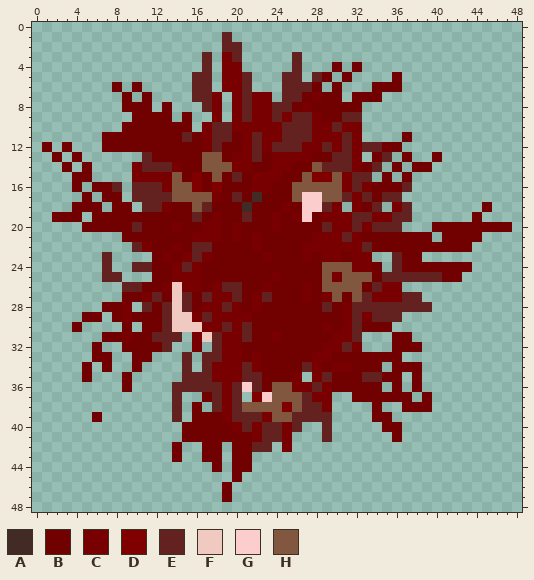
Pixel-art sprite, stored at client/resources/images/enemy/zombieDead1/image2.png. The picture above was drawn from the file before the commit.
The file is 49x49 pixels.
Palette (. is transparent): A #422b24  B #710000  C #790000  D #800000  E #63221f  F #f0c9c1  G #fccdcd  H #81573f
Pixels before (only the part around the change), first column x 0:
 0 .................................................
 1 ...................E.............................
 2 ...................EE............................
 3 .................E.CE.....E......................
 4 .................E.CC.....E...B.B................
 5 ................EE.CCE...EE.EB.B....B............
 6 ........B.B.....EE.CCE...EEEB.B...BBB............
 7 .........B.B....EEC.CECC.EEBCBB.BBB..............
 8 .........BBB.B...EC.CECCEEBCBBBBB................
 9 ..........BBBB.B..C.CECCECEECBBEE................
10 .........BBBBBBB.CEECCCCCEEECCECC................
11 .......BBBBBBBBEBCEEBCECCEEECCCEC....B...........
12 .B.B...BBBBBBBBBBCEBBCECEEECCECECEEBB............
13 ..B.B......EBBBBBHHBCCEBCCCCBBEEC.BE.B..B........
14 ...B.B....CEEECBBHHHCCBBCCBBHEEECBE.B.BB.........
15 ....BB....CCCCHBDBHBEBCCCBBHDDHCEE.B.B...........
16 ....B.BBE.EEECHHDBDBBBCCBBHHHHHCECBBBE...........
17 .....B.BB.EEEEHHHHCBEBABBBHGGHHECEBEE............
18 ....BBB.BB.EECBBHEBBBABBBCBGGEC.CBE.CE.......B...
19 ..BBB.BBBBBBBBBBEBCBBEBBCBCGBCCCEECCEE......B....
20 .....BBBBBEBBBCBBCCBCBBBCBBBBECCECEEE...BBBBBBBB.
21 .........BBBBBBBCCCBCBCBBBBBCCCECBBBBBBB.BBBB....
22 ..........ECBBCBEEBBBBCBBBBCCCCCCEBBBBBBBBBB.....
23 .......E....BCBCECBBBBBCBBBCBCCBCC..EBB..........
24 .......E..EEBBCECBBBBBBBBBBBBHHHCCB.EBBBBBBB.....
25 .......EE...BBCCCBBBBBBBCBBBBHCHHHBEEEEEEBB......
26 .........EEBBCFCCBCEEBBCBBBCBHHHHBECC............
27 .........BBCEBFEBECCEBCEBBBCBCHBHECCCEE..........
28 .......BBC.EBEFEBCCECBCBBBBBBEBCEEEEEEEE.........
29 .....BB.BCBBBEFFCECCCCBBBBBBBBBCECEEE............
30 ....B....B.BBEFFFCCECEBBBBBBBCBCEBBB.............
31 .......BBCBBEEE.CFECCEBBCBBBBBCCE...BB...........
32 ......B..BBBBE..C.ECCBBBBBBBBCCEC...BBB..........
33 ......BB..BB...E.EECCBCBBBBBCCBBBBBBB............
34 .....B.B..B....E.ECCCECBBBBECBCCBBB.BBB..........
35 .....B...B.....EEECCCEEBBBC.CEBBBEEBB.B..........
36 .........B....EEEEECEGEBHHCCECBBBBB.B.B..........
37 ..............E..BECE.DGHHHECC..BBBBBB.B.........
38 ..............E.B.ECEHHHHDHEEC....B..BBB.........
39 ......B.......E.BBBCEEECHHEEEE....BB.............
40 ...............BBBBBCECEECE..E.....BB............
41 ...............BBBBBBBCEEC...E......B............
42 ..............B..BB.BBEE.C.......................
43 ..............B..BB.BB...........................
44 ..................B.BB...........................
45 ....................B............................
46 ...................B.............................
47 ...................B.............................
48 .................................................
After the commit:
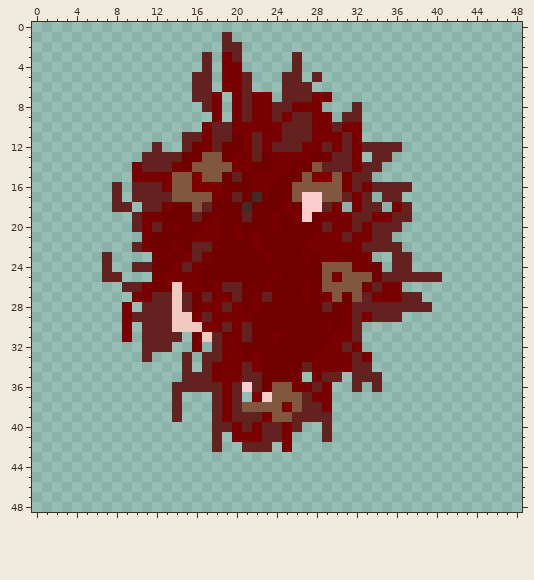
The exact change:
Changed rows in their new state; - is an unchanged pixel.
first column x 1:
 4 -----------------------------.-.---------------
 5 ----------------------------.-.----.-----------
 6 -------.-.-----------------.-.---...-----------
 7 --------.-.---------------E-C.-...-------------
 8 --------...-.------------C-C...E---------------
 9 ---------....-.-------------C.-----------------
10 --------.......--------------------------------
11 ------........-E--------------------.----------
12 .-.---.....E..E-------------------EE-----------
13 -.-.-------EEE-------------------E--.--.-------
14 --.-.----------H----------------E--.-..--------
15 ---..---------H-H-----------------.-.----------
16 ---.-..---------D----------------EEE-----------
17 ----.-.E-------------------------.-------------
18 ---...-EE-----------------------E-----------.--
19 -...-....ECC-------------------------------.---
20 ----.....-CE---------------------------........
21 --------..C---------------------CEE....-....---
22 ---------------------------------EEE.......----
23 ------------------------------------E.---------
24 ------------------------------------E......----
25 ------------C---------------------------..-----
26 ----------C------------------------------------
27 --------.C--E----------------------------------
28 ------..---E-----------------------------------
29 ----..-.-EEE-----------------------------------
30 ---.----C-EE--------------------...------------
31 ------..-.E------------------------..----------
32 -----.--..EE-----------------------...---------
33 -----..--.E------------------CCEC...-----------
34 ----.-.--.------------------C--EE.-...---------
35 ----.---.--------------------E.E--..-.---------
36 --------.--------------------..E.E-.-.---------
37 ----------------.--------------......-.--------
38 ---------------.-----------------.--...--------
39 -----.---------..E---------------..------------
40 --------------...EE---------------..-----------
41 --------------...E.CC--------------.-----------
42 -------------.--.E-.E--------------------------
43 -------------.--..-..--------------------------
44 -----------------.-..--------------------------
45 -------------------.---------------------------
46 ------------------.----------------------------
47 ------------------.----------------------------
